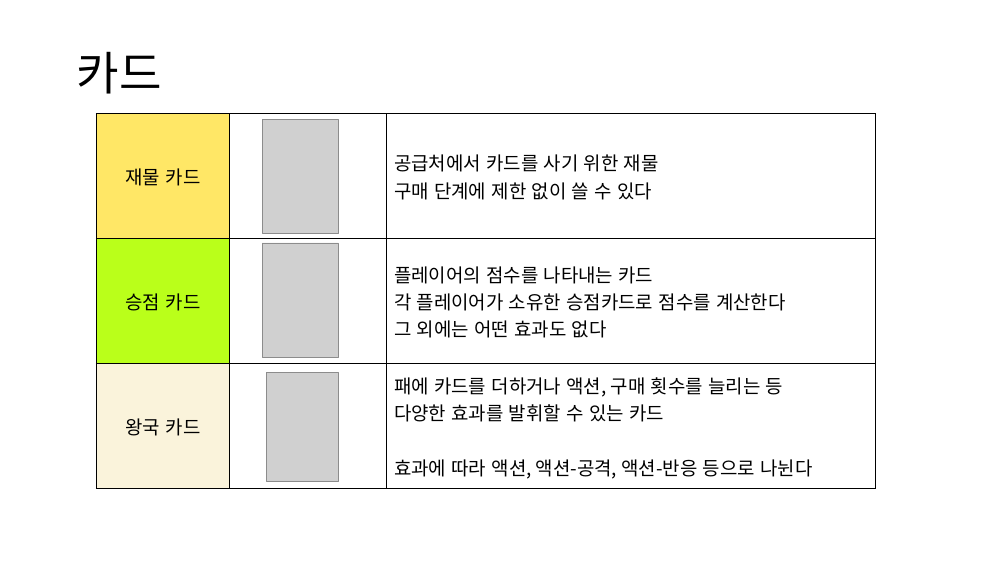
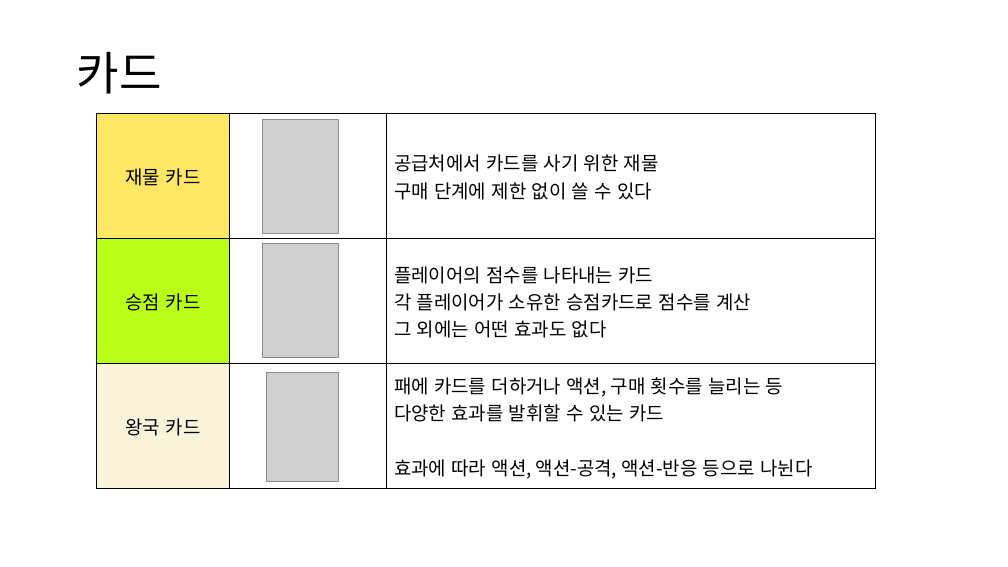
Before and after one commit to bkhj17/Dominion, a slide deck: slide 5 of WINAPI/Textures/Dominion/배한진 WINAPI 기획서 - 도미니온.pptx. Drawn at 1008x567 pixels with LibreOffice and Linux fonts; fonts in the diff are those of the drawing; grey boxes stand for pictures. Boxes give left, top, right and bottom in pixels: in the first picture for what was removed or moved away, otherwise in the second. Text is boxed around its words. In the diff, an @@ line names an element or a change of style, - is before the commit and + after.

```diff
--- a/WINAPI/Textures/Dominion/배한진 WINAPI 기획서 - 도미니온.pptx
+++ b/WINAPI/Textures/Dominion/배한진 WINAPI 기획서 - 도미니온.pptx
@@ table at bbox=[97, 113, 876, 488] @@
-row 2, column 3: 플레이어의 점수를 나타내는 카드 / 각 플레이어가 소유한 승점카드로 점수를 계산한다 / 그 외에는 어떤 효과도 없다
+row 2, column 3: 플레이어의 점수를 나타내는 카드 / 각 플레이어가 소유한 승점카드로 점수를 계산 / 그 외에는 어떤 효과도 없다
```
Also in this commit, not shown: 4 other slides changed, 1 slide added, 15 other files.
